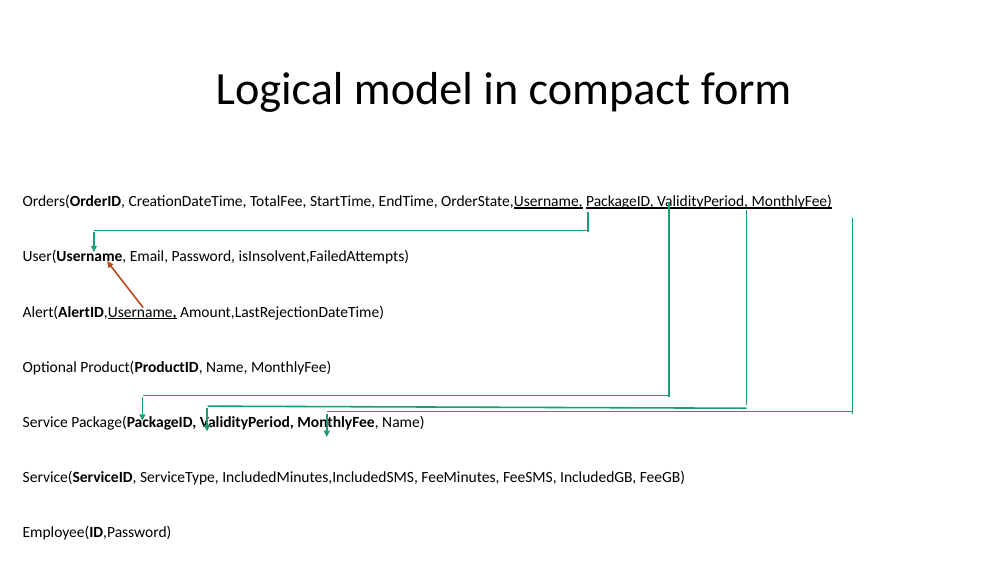
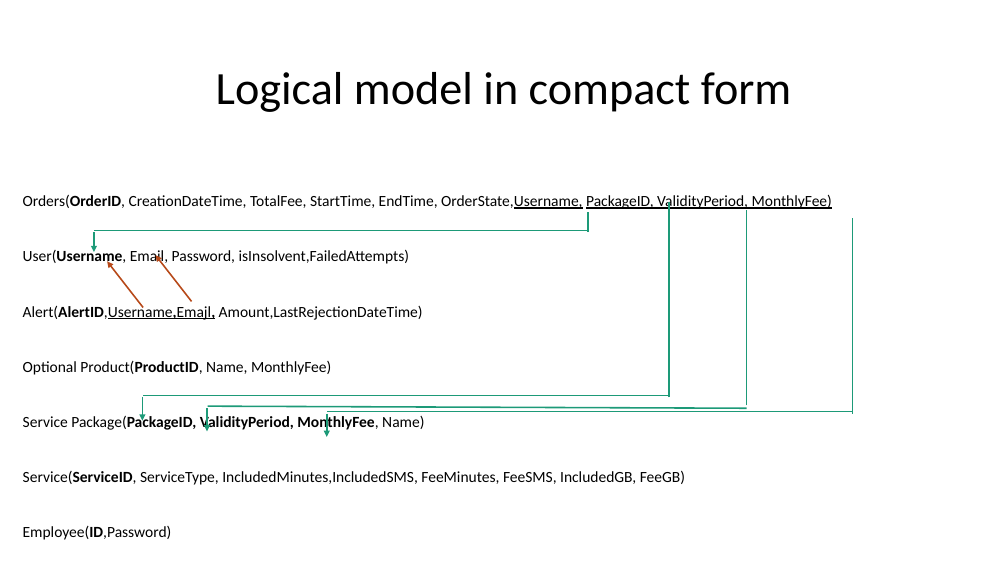
Before and after one commit to priscia99/databases-2-project, a slide deck: slide 1 of Deliverables/Relational Model.pptx. Drawn at 1008x567 pixels with LibreOffice and Linux fonts; fonts in the diff are those of the drawing. Boxes give left, top, right and bottom in pixels: in the first picture for what was removed or moved away, otherwise in the second. Text is boxed around its words. In the diff, an @@ line names an element or a change of style, - is before the commit and + after.

Commit message:
updated Alert Table and updated UserService.setUserInsolvent

```diff
--- a/Deliverables/Relational Model.pptx
+++ b/Deliverables/Relational Model.pptx
@@ arrow added from (191, 302) to (156, 256), #B74919 1.5 pt @@
@@ subtitle at <box>23,303,423,320</box>: text changed @@
-Alert(AlertID,Username, Amount,LastRejectionDateTime)
+Alert(AlertID,Username,Emajl, Amount,LastRejectionDateTime)
```
Also in this commit, not shown: 4 other files.
